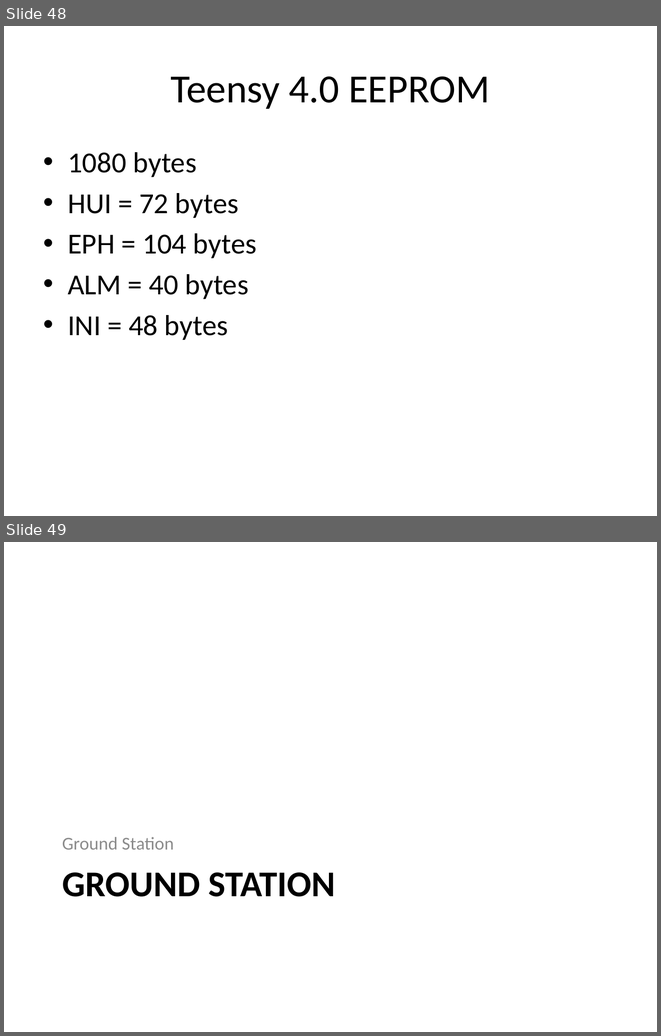
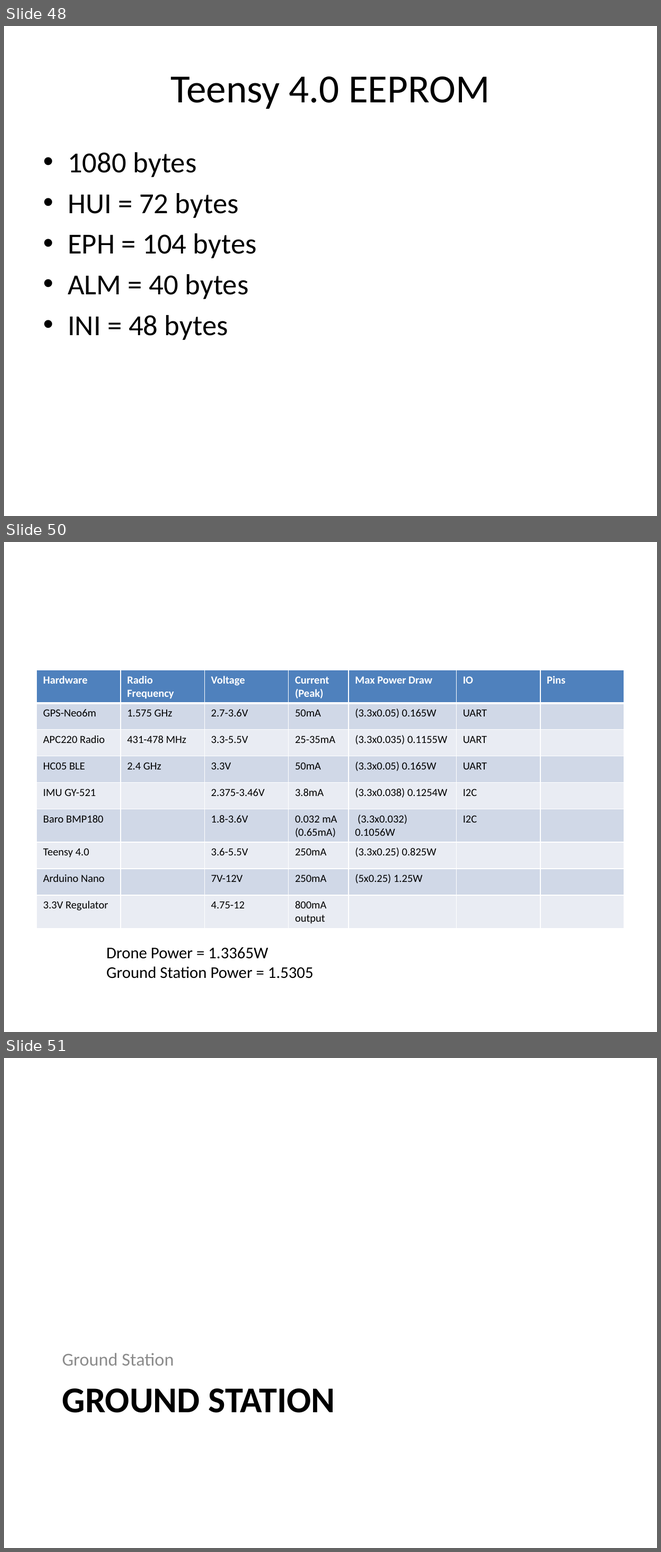
Before and after one commit to malex2/Cpp-Aircraft-Simulation, a slide deck: Simulation Outline.pptx. Shown one above the other, each under a label of ours: slides 48 and 49 before the commit, slides 48, 50 and 51 after it; the slides between them are not shown. The pictures are 661x1036 and 661x1552 pixels, drawn with LibreOffice and Linux fonts; fonts in the diff are those of the drawing. Boxes give left, top, right and bottom in pixels: in the first picture for what was removed or moved away, otherwise in the second. Text is boxed around its words. In the diff, an @@ line names an element or a change of style, - is before the commit and + after.

Commit message:
Update for APC220 telemetry
Update serial for APC220 telemetry. Add ground align for navigation filter. Bugfix segfaults in serial modeling

```diff
--- a/Simulation Outline.pptx
+++ b/Simulation Outline.pptx
@@ slide 50 added at (x1=4, y1=542, x2=657, y2=1032), background #FFFFFF @@
@@ table added at (x1=37, y1=670, x2=626, y2=927), 9 rows, 7 columns @@
+Hardware | Radio Frequency | Voltage | Current (Peak) | Max Power Draw | IO | Pins
+GPS-Neo6m | 1.575 GHz | 2.7-3.6V | 50mA | (3.3x0.05) 0.165W | UART | 
+APC220 Radio | 431-478 MHz | 3.3-5.5V | 25-35mA | (3.3x0.035) 0.1155W | UART | 
+HC05 BLE | 2.4 GHz | 3.3V | 50mA | (3.3x0.05) 0.165W | UART | 
+IMU GY-521 |  | 2.375-3.46V | 3.8mA | (3.3x0.038) 0.1254W | I2C | 
+Baro BMP180 |  | 1.8-3.6V | 0.032 mA (0.65mA) | (3.3x0.032) 0.1056W | I2C | 
+Teensy 4.0 |  | 3.6-5.5V | 250mA | (3.3x0.25) 0.825W |  | 
+Arduino Nano |  | 7V-12V | 250mA | (5x0.25) 1.25W |  | 
+3.3V Regulator |  | 4.75-12 | 800mA output |  |  | 
@@ text added at (x1=106, y1=947, x2=314, y2=978), 18 pt, text #000000 @@
+Drone Power = 1.3365W
+Ground Station Power = 1.5305
@@ what was slide 49 is now slide 51 @@
```
Also in this commit, not shown: 1 other slide added, 31 other files.
